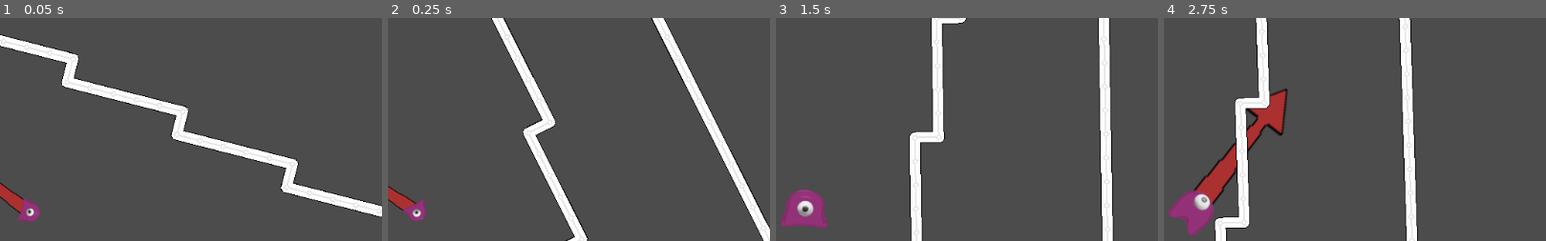
Above: before the commit, frames 1-4 (left to right).
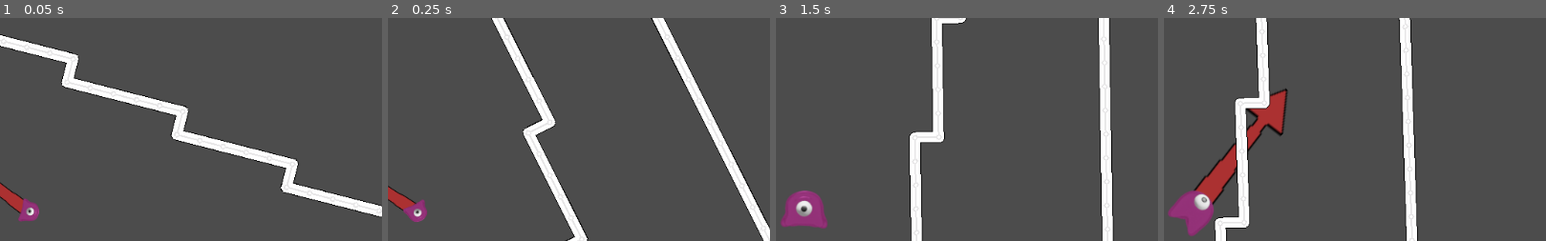
Above: after the commit, the same moments.

Repository: vinpogo/gd_Blob
Game: Godot game, scene res://World.tscn
The game is run twice, just before and just after one commit, with the same random seed, the same clock (stepped at 60 frames per second) and the same inputs.
Inputs (mouse positions are % of the whole screen's width and height, from its top left):
- Up to frame 1 (0.05 s): no input
- Up to frame 2 (0.25 s): no input
- Up to frame 3 (1.5 s): move the mouse to (72, 45) at 0.52 s; click (72, 45) at 0.6 s; click (72, 45) at 0.77 s; click (72, 45) at 1.07 s; move the mouse to (30, 55) at 1.27 s; click (30, 55) at 1.35 s
- Up to frame 4 (2.75 s): click (30, 55) at 1.52 s; click (30, 55) at 1.82 s; tap Enter at 2 s; move the mouse to (60, 28) at 2.02 s; click (60, 28) at 2.1 s
The pictures show only the part of the screen within x 46-96%, y 7-57%; the shares and areas given below are measured in that part.

The runs differ from the first frame. In frame 1, less than 0.1% of the frame differs, in the area x 7-11%, y 85-92%; in frame 2, less than 0.1%; in frame 3, 0.2%, in the area x 2-13%, y 76-90%; in frame 4, nothing differs.

Commit message:
refactor player

Diff:
--- /dev/null
+++ b/World.gd
@@ -0,0 +1,13 @@
+extends Node2D
+
+# Declare member variables here. Examples:
+# var a = 2
+# var b = "text"
+
+# Called when the node enters the scene tree for the first time.
+func _ready():
+	pass # Replace with function body.
+
+# Called every frame. 'delta' is the elapsed time since the previous frame.
+#func _process(delta):
+#	pass
--- a/World.tscn
+++ b/World.tscn
@@ -5,8 +5,8 @@
 [ext_resource path="res://Area2D.gd" type="Script" id=3]
 [ext_resource path="res://objects/mapObjects/Sticky.tscn" type="PackedScene" id=4]
 [ext_resource path="res://objects/mapObjects/Bounce.tscn" type="PackedScene" id=5]
-[ext_resource path="res://objects/player/Player.tscn" type="PackedScene" id=6]
-[ext_resource path="res://MainCamera.gd" type="Script" id=7]
+[ext_resource path="res://objects/player/BlobCharacter.tscn" type="PackedScene" id=6]
+[ext_resource path="res://objects/player/BlobCamera.tscn" type="PackedScene" id=7]
 [ext_resource path="res://objects/mapObjects/HUD.tscn" type="PackedScene" id=8]
 
 [sub_resource type="RectangleShape2D" id=1]
@@ -62,12 +62,7 @@
 GRAVITY = 18
 JUMP_FORCE = 5.5
 
-[node name="MainCamera" type="Camera2D" parent="Players"]
-rotating = true
-current = true
-script = ExtResource( 7 )
-
-[node name="Tween" type="Tween" parent="Players/MainCamera"]
+[node name="BlobCamera" parent="Players" instance=ExtResource( 7 )]
 
 [node name="HUD" parent="." instance=ExtResource( 8 )]
 [connection signal="body_entered" from="Map/BounceArea" to="Map/BounceArea" method="_on_BounceArea_body_entered"]
--- /dev/null
+++ b/objects/player/BlobCamera.tscn
@@ -0,0 +1,10 @@
+[gd_scene load_steps=2 format=2]
+
+[ext_resource path="res://objects/player/MainCamera.gd" type="Script" id=1]
+
+[node name="BlobCamera" type="Camera2D"]
+rotating = true
+current = true
+script = ExtResource( 1 )
+
+[node name="Tween" type="Tween" parent="."]
--- a/objects/player/Player.gd
+++ b/objects/player/BlobChar.gd
@@ -17,6 +17,7 @@
 var oldCollide
 
 onready var tween = get_node("Tween")
+onready var blob = get_parent()
 
 func is_touching():
 	return onFloor
@@ -50,19 +51,19 @@
 func jumpHandler():
 	print("jump")
 	if is_touching() && jump_count == 0:
-		$AnimatedSprite.play("ground-jump")
+		$sprite.play("ground-jump")
 		jump_direction = get_global_mouse_position() - global_position
 		firstJump(jump_direction)
 		return
 	if!is_touching():
 		if jump_count == 1:
-			$AnimatedSprite.play("jump")
+			$sprite.play("jump")
 			jump_direction = get_global_mouse_position() - global_position
 			secondJump(jump_direction)
 			return
 
 		elif jump_count == 2:
-			$AnimatedSprite.play("final-jump")
+			$sprite.play("final-jump")
 			jump_direction = get_global_mouse_position() - global_position
 			thirdJump(jump_direction)
 			return
@@ -71,7 +72,7 @@
 	var size = 2-Engine.time_scale
 	scale = Vector2(size, size)
 	if onFloor:
-		$"../MainCamera/Tween".stop_all()
+		blob.get_node("BlobCamera/Tween").stop_all()
 
 	if !onFloor:
 		velocity += (gravity_dir * GRAVITY) * delta
@@ -89,12 +90,12 @@
 				collisionHandler(newCollide)
 
 func bounce(col):
-	$AnimatedSprite.play("final-jump")
+	$sprite.play("final-jump")
 	velocity = velocity.bounce(col.normal)*0.5
 	toBounce = false
 
-func land(collision):
-	$AnimatedSprite.play("idle")
+func stick(collision):
+	$sprite.play("idle")
 	onFloor = true
 	jump_count = 0
 	velocity = Vector2(0,0)
@@ -108,7 +109,7 @@
 	if type == "bounce" || toBounce:
 		bounce(collision)
 	elif type == "sticky" && !onFloor:
-		land(collision)
+		stick(collision)
 
 func ru_position():
 	return self.position
--- a/objects/player/Player.tscn
+++ b/objects/player/BlobCharacter.tscn
@@ -1,6 +1,6 @@
 [gd_scene load_steps=49 format=2]
 
-[ext_resource path="res://objects/player/Player.gd" type="Script" id=1]
+[ext_resource path="res://objects/player/BlobChar.gd" type="Script" id=1]
 [ext_resource path="res://objects/player/idle/0001.png" type="Texture" id=2]
 [ext_resource path="res://objects/player/idle/0002.png" type="Texture" id=3]
 [ext_resource path="res://objects/player/idle/0003.png" type="Texture" id=4]
@@ -74,27 +74,27 @@
 "speed": 40.0
 } ]
 
-[node name="Blob" type="KinematicBody2D"]
+[node name="BlobCharacter" type="KinematicBody2D"]
 script = ExtResource( 1 )
 
 [node name="CollisionShape2D" type="CollisionShape2D" parent="."]
 position = Vector2( 2, 0 )
 shape = SubResource( 1 )
 
-[node name="AnimatedSprite" type="AnimatedSprite" parent="."]
+[node name="sprite" type="AnimatedSprite" parent="."]
 rotation = 1.5708
 scale = Vector2( 0.5, 0.5 )
 z_index = 1
 frames = SubResource( 2 )
 animation = "idle"
-frame = 4
+frame = 13
 playing = true
 
-[node name="Arrow" type="Sprite" parent="."]
+[node name="aim" type="Sprite" parent="."]
 texture = ExtResource( 45 )
 offset = Vector2( 32, 0 )
 script = ExtResource( 46 )
 
 [node name="Tween" type="Tween" parent="."]
-[connection signal="aim" from="Arrow" to="." method="_on_Arrow_aim"]
-[connection signal="jump" from="Arrow" to="." method="_on_Arrow_jump"]
+[connection signal="aim" from="aim" to="." method="_on_Arrow_aim"]
+[connection signal="jump" from="aim" to="." method="_on_Arrow_jump"]
--- a/MainCamera.gd
+++ b/objects/player/MainCamera.gd
@@ -11,6 +11,6 @@
 
 
 func ru_set_rotation(angle):
-	tween.interpolate_property($".", "rotation", null, angle, 0.2, Tween.TRANS_LINEAR, Tween.EASE_IN)
+	tween.interpolate_property(self, "rotation", null, angle, 0.2, Tween.TRANS_LINEAR, Tween.EASE_IN)
 	if !tween.is_active():
 		tween.start()
